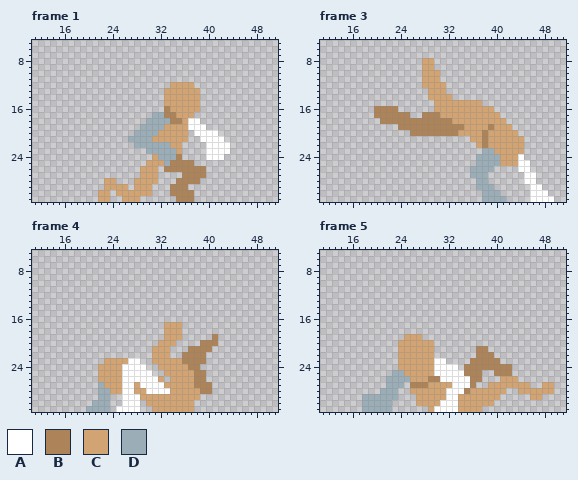
Two states of a pixel-art file, Assets/Resources/Sprites/player/player_roll.aseprite. This is how it looked before the edit.
64x32 pixels, 7 frames. Shown: frame 1: x 11..51, y 5..31; frame 3: x 11..51, y 5..31; frame 4: x 11..51, y 5..31; frame 5: x 11..51, y 5..31. The commit also changed other frames, which this record leaves out.
Visible layers, top first: "arms", "body".
Palette (. is transparent): A #ffffff  B #ad8459  C #d2a473  D #9badb7
Pixels before, frame 1, first column x 22:
12 ............CCCC......
13 ...........CCCCCC.....
14 ...........CCCCCC.....
15 ...........CCCCCC.....
16 ...........BCCCCC.....
17 .........DDBBCCC......
18 ........DDDDBBCAA.....
19 .......DDDDCCCCAAA....
20 ......DDDDCCCCC.AAAA..
21 .....DDDDCCCCCC..AAAA.
22 ......DDDDDDCC....AAAA
23 ........DDDDDC....AAAA
24 .........CDDDB....AAA.
25 ........CCCDBBBB......
26 .......CCC.BBBBBBB....
27 .......CCC....BBBB....
28 .CC...CCCC...BBBB.....
29 .CCCC.CCC...BBB.......
30 CC.CCCCCC...BBBB......
31 CC..CCC......BBB......
Pixels before, frame 3, first column x 20:
 8 ........CC....................
 9 ........CC....................
10 ........CCC...................
11 ........CCC...................
12 ........CCCC..................
13 .........CCC..................
14 .........CCCC.................
15 ..........CCCCCCCC............
16 BBBB......CCCCCCCCCC..........
17 BBBBBB..BBBCCCCCCCCCC.........
18 .BBBBBBBBBBBBCCCCCCCCC........
19 ....BBBBBBBBBBBCCCCBCCC.......
20 ......BBBBBBBBCCCCBCCCCC......
21 ................CCBCCCCCC.....
22 .................CBCCCCCC.....
23 ..................DDCCCCC.....
24 .................DDDDCCCA.....
25 .................DDDDCCCAA....
26 ................DDDD....AA....
27 ................DDD......AA...
28 .................DD......AA...
29 .................DDD......AA..
30 ..................DDD.....AAA.
31 ..................DDDD....AAAA
Pixels before, frame 4, first column x 20:
17 .............CCC......
18 .............CCC......
19 .............CCC.....B
20 ............CCC....BBB
21 ...........CCC...BBBB.
22 ...........CCC..BBBB..
23 ...CCCCAA..CCCCCBBBB..
24 ..CCCCAAAA..CCCCCBB...
25 ..CCCCAAAAA..CCCCCBB..
26 ..CCCCAAAAAAC.CCCCBB..
27 ..DCCCAACAAAACCCCCBBB.
28 ..DDCCAACCAAAACCCCCBB.
29 ..DD..AAACCCCCCCCCC...
30 .DDD..AAA.CCCCCCCC....
31 DDDD.AAAA..CCCCCCC....
Pixels before, frame 5, first column x 18:
19 .......CCC......................
20 ......CCCCCC....................
21 ......CCCCCC.......BB...........
22 ......CCCCCC.......BBB..........
23 ......CCCCCCAA....BBBBB.........
24 ......CCCCCCAAAA.BBBBBBBB.......
25 .....DDCCCCCAAAAABBB..BBB.......
26 ....DDDDCCCBBAAAAABB...CCC......
27 ....DDD.BBBCCCCAAAB..CCCCCCC..CC
28 ...DDD..CCCCCCAAABCCCCCC..CCCCCC
29 DDDDDD...CCCCCAACCCCCCC.....CC..
30 DDDDD....CCCCAAACCCCCC..........
31 DDDDD......CAAAACCCC............
After:
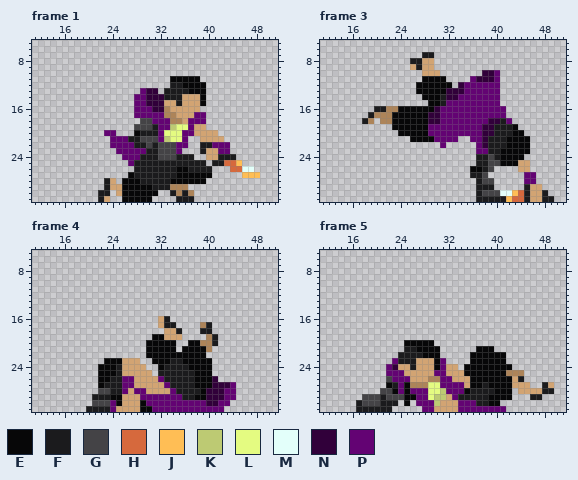
Colours new in this view: E #070708  F #1b1b1d  G #444346  H #d6693d  J #ffbe55  K #bdca73  L #e4fb81  M #e3fffa  N #31003a  P #630373
Change:
layer "cloth" now shown
layer "hair" now shown
layer "weapon" now shown
Changed rows in their new state; - is an unchanged pixel.
Frame 1:
first column x 22:
11 ------------EEEEE----------
12 ------------FFEEEE---------
13 -------PNN-FFFFEEE---------
14 ------PPNNNFFF---E---------
15 ------PPNNN--F---E---------
16 ------PPPNN----------------
17 ------PPPPP-----PP---------
18 -------GGPPP---PPP---------
19 ------GGGFPPKLLPCC---------
20 -PP---EFFFPLLLPPCCCC-------
21 --PPPFFGGGPKLLP--CCCC------
22 --PPPPFFGFGGGPP--FFPPP-----
23 ---PPPPPFFGGGP---FCCPP-----
24 ----PPPFFFGGGFFF--CCFFF----
25 -----PFFFFFFFFFFFF-FFHHJ---
26 ------FFFFFFFEEFFFF---HHMM-
27 -----EFFFFFFFEEEEEE-----JJJ
28 -F--EEEFFFFFEEEEEE---------
29 -F--EEEEEFFF---------------
30 FF--EEEEEE--F-F------------
31 F---EEEEE----FFF-----------
Frame 3:
first column x 18:
 7 ----------FF--------------------
 8 --------FF----------------------
 9 --------CF----------------------
10 --------------------NNP---------
11 ----------EEEE----PNNNP---------
12 ---------EEEEEE-NPPPPPP---------
13 ---------EEEEENNNPPPPPP---------
14 ----------EEEFNNPPPPPPP---------
15 -----------EEFPPPPPPPPP---------
16 --FF--EEEEEENPPPPPPPPPPP--------
17 -F---EEEEEENNPPPPPPPPPPP--------
18 FB---EEEEEENNPPPPPPPPNNFP-------
19 -----EEEEEEPPPPPPPPPNNFFFE------
20 ------EEEEEPPPPPPPPPNNFFFEE-----
21 --------EEEEPPPP--PPNFFFEEEE----
22 -------------P-----PNFFFEEEE----
23 -------------------PPFFEEEEE----
24 -------------------FFGFEEEE-----
25 -------------------FFGGEEECC----
26 ------------------EEFG----CC----
27 ------------------FFG------PP---
28 -------------------FGG-----PP---
29 -------------------FFF-----FCC--
30 -------------------FGGGMMJHFCCF-
31 -------------------FFFFFJHHFCCFF
Frame 4:
first column x 20:
16 ------------CF-----------
17 ------------CFF.---BF----
18 ---------------F---FF----
19 -----------EE-------BF---
20 ----------EEEEE--EE--F---
21 ----------EEEEE-EEEE-----
22 ----------EEEEEEEEEE-----
23 ---EEE-CC--EEEFFEEEEE----
24 --EEEFCCCC--EFFFFEEEE----
25 --EEEFCCCCC-FFFFFFEEE----
26 --EEFFPPCCCCPFFFFFEEEN---
27 --EFFFPP-CCCCPFFFFEEENNNP
28 --GGFFPCPPCCCCPFFFFENNNPP
29 -FFFEECCCPPPPPPPFFEENNNPP
30 -GGGPECCCEPPPPPPPPPPNNPP-
31 FFFFPCCCCEEPPPPPPPPPPPP--
Frame 5:
first column x 17:
19 --------...----------------------
20 -------.EEEEE--------------------
21 -------.FFEEEE------EEE----------
22 -------FFFFEEE-----EEEEEE--------
23 ------PFFF---EP----EEEEEE--------
24 -----PN--F---EPCC-EEEEEEEE-------
25 -----PPP-----PPCCCEEEEEEE-BB-----
26 -----GPPP-----PPCCCEEEEEEE-F-----
27 -----EFPE---LLPPPPCEEFEEEE-----F-
28 ----GGEPEPPPLLKPPPEFFFFEEE-----FF
29 -GGGFGGGEEPPLKKCPFFFFFEEEE---FF--
30 FGGGFFF-E-PPPKCCCPPPFFEE---------
31 FFFFFF-----PPCCCCPPPPPPPP--------
